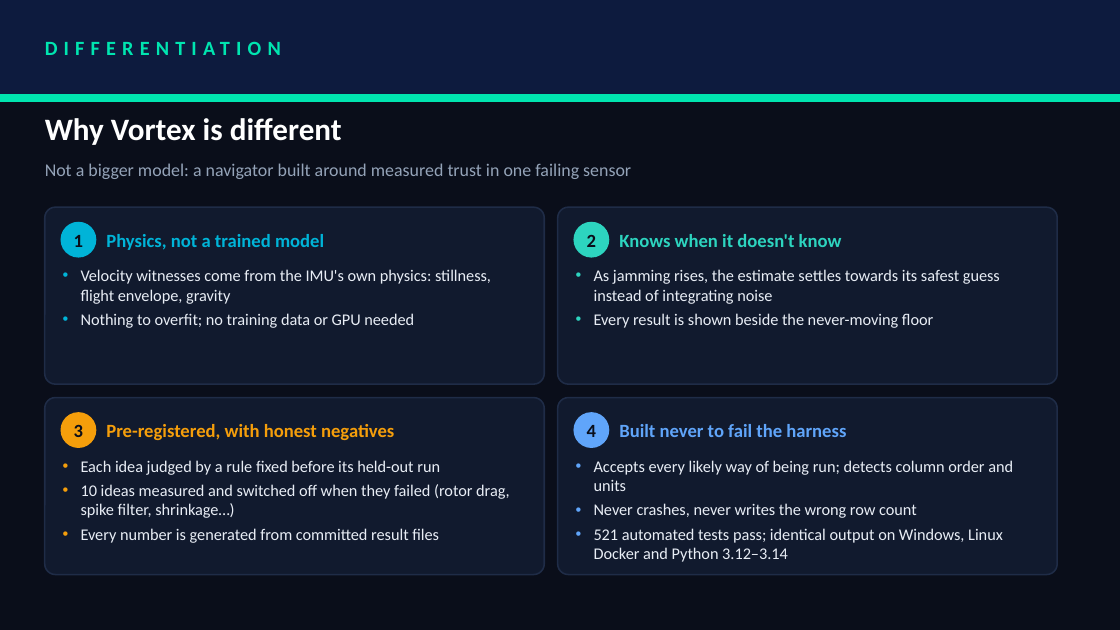
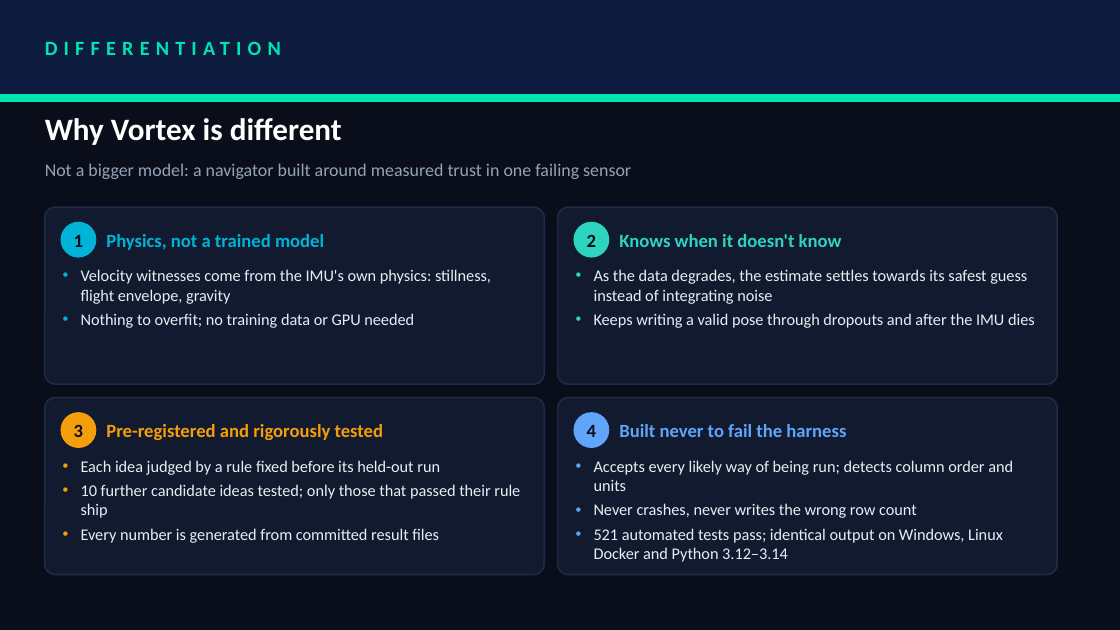
Before and after one commit to ArnavJain2005/Vortex, a slide deck: slide 6 of Docs/deck/ManipalInstituteofTechnology_Vortex.pptx. Drawn at 1120x630 pixels with LibreOffice and Linux fonts; fonts in the diff are those of the drawing. Boxes give left, top, right and bottom in pixels: in the first picture for what was removed or moved away, otherwise in the second. Text is boxed around its words. In the diff, an @@ line names an element or a change of style, - is before the commit and + after.

```diff
--- a/Docs/deck/ManipalInstituteofTechnology_Vortex.pptx
+++ b/Docs/deck/ManipalInstituteofTechnology_Vortex.pptx
@@ text at [594, 269, 1035, 328]: text changed @@
-• As jamming rises, the estimate settles towards its safest guess instead of integrating noise
-• Every result is shown beside the never-moving floor
+• As the data degrades, the estimate settles towards its safest guess instead of integrating noise
+• Keeps writing a valid pose through dropouts and after the IMU dies
@@ text at [106, 424, 383, 440]: text changed @@
-Pre-registered, with honest negatives
+Pre-registered and rigorously tested
@@ text at [81, 484, 520, 518]: text changed @@
-• 10 ideas measured and switched off when they failed (rotor drag, spike filter, shrinkage…)
+• 10 further candidate ideas tested; only those that passed their rule ship
```
Also in this commit, not shown: 3 other slides changed, 1 other file.
